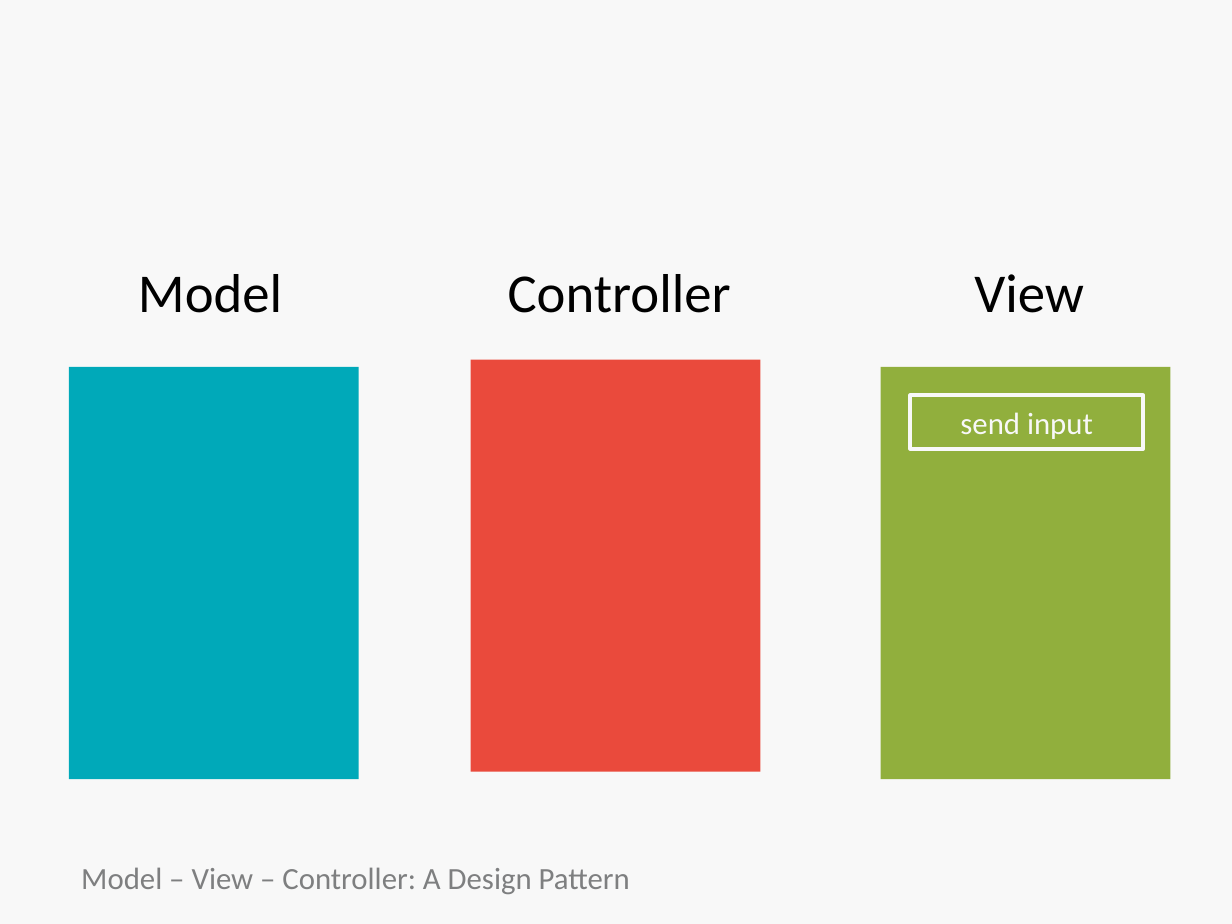
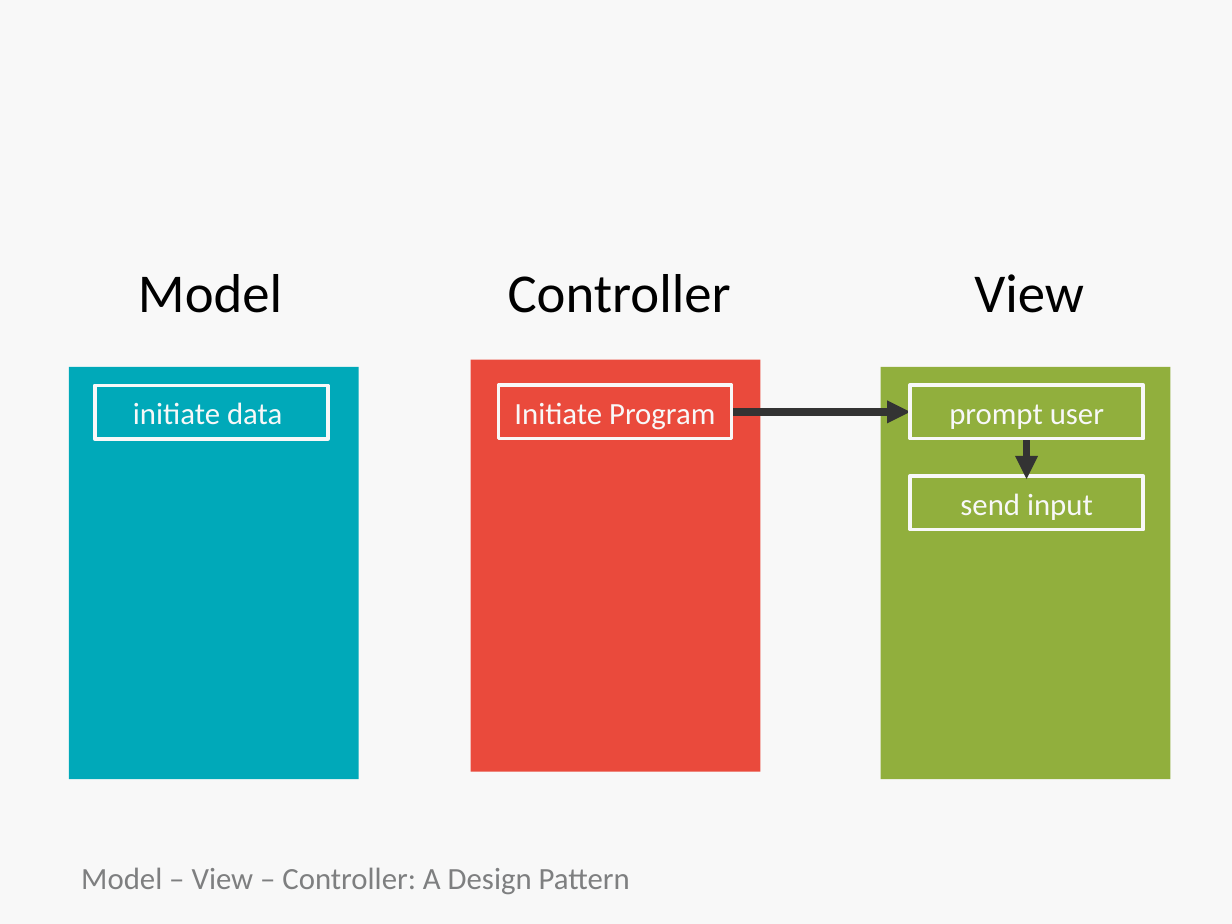
Before and after one commit to bootcoder/lectures, a slide deck: slide 28 of 1phase/ruby-mvc-single-res/HT-MVC.pptx (slide 26 before the commit). Drawn at 1232x924 pixels with LibreOffice and Linux fonts; fonts in the diff are those of the drawing; background and template pictures are left out. Boxes give left, top, right and bottom in pixels: in the first picture for what was removed or moved away, otherwise in the second. Text is boxed around its words. In the diff, an @@ line names an element or a change of style, - is before the commit and + after.

```diff
--- a/1phase/ruby-mvc-single-res/HT-MVC.pptx
+++ b/1phase/ruby-mvc-single-res/HT-MVC.pptx
@@ rectangle added at (x1=95, y1=386, x2=328, y2=439), fill #00A9B9, outline #F8F8F8 2.25 pt, 18 pt, text #F8F8F8 @@
+initiate data
@@ rectangle added at (x1=499, y1=386, x2=732, y2=439), fill #EA4A3C, outline #F8F8F8 2.25 pt, 18 pt, text #F8F8F8 @@
+Initiate Program
@@ rectangle added at (x1=910, y1=386, x2=1143, y2=439), fill #91AF3D, outline #F8F8F8 2.25 pt, 18 pt, text #F8F8F8 @@
+prompt user
@@ arrow added from (732, 411) to (910, 411), #333333 4.5 pt @@
@@ arrow added from (1026, 397) to (1026, 479), #333333 4.5 pt @@
@@ rectangle "send input" moved from (x1=910, y1=395, x2=1143, y2=448) to (x1=910, y1=476, x2=1143, y2=529) @@
```
Also in this commit, not shown: 6 other slides changed, 3 slides added.
